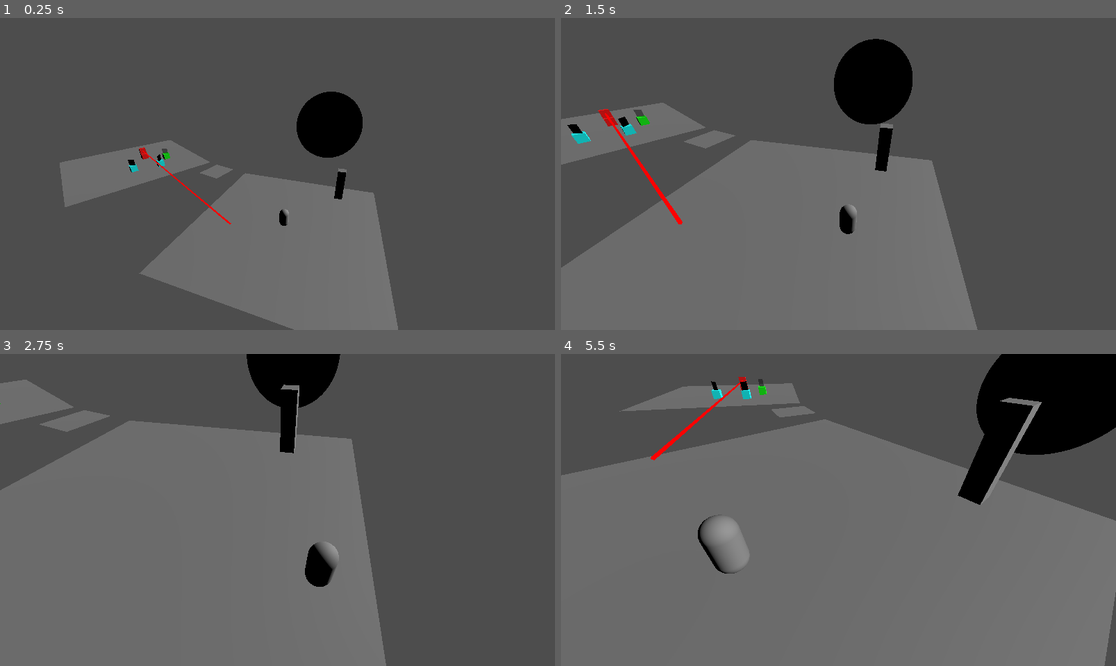
Above: before the commit, frames 1-4 (two rows, left to right).
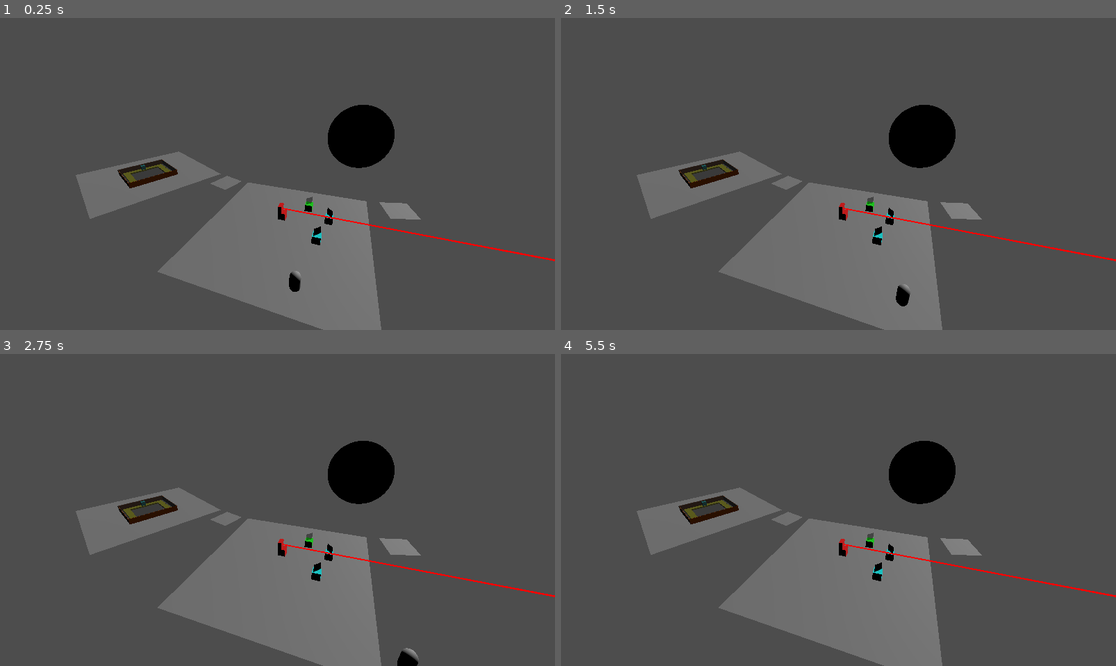
Above: after the commit, the same moments.

Repository: GreggSchaffter/gwj69project
Game: Godot game, scene res://scenes/game_world.tscn
The game is run twice, just before and just after one commit, with the same random seed, the same clock (stepped at 60 frames per second) and the same inputs.
Inputs:
- Up to frame 1 (0.25 s): no input
- Up to frame 2 (1.5 s): hold D (right) 0.53-1.28 s; hold Space (jump) 0.53-1.28 s; hold S (down) from 1.28 s (still down); tap E (interact) at 1.35 s
- Up to frame 3 (2.75 s): tap Space (jump) at 1.52, 1.55, 1.82 s; release S (down) at 2.03 s; hold D (right) from 2.03 s (still down); hold Space (jump) from 2.03 s (still down)
- Up to frame 4 (5.5 s): release D (right) at 2.78 s; release Space (jump) at 2.78 s; hold W (up) 2.78-3.53 s; tap E (interact) at 2.85, 4.35 s; tap Space (jump) at 3.02, 3.05, 3.32, 4.52, 4.55, 4.82 s; hold Space (jump) 3.53-4.28 s; hold A (left) 3.53-5.03 s; hold S (down) from 5.03 s (still down); hold Space (jump) from 5.03 s (still down)

The runs differ from the first frame. In frame 1, 10% of the frame differs, in the area x 10-100%, y 23-100%; in frame 2, 31%; in frame 3, 40%; in frame 4, 61%, in the area x 0-100%, y 0-100%.

Commit message:
Basics of the oxygen puzzle

Diff:
--- a/puzzles/laser puzzle/laser_room.tscn
+++ b/puzzles/laser puzzle/laser_room.tscn
@@ -26,14 +26,15 @@
 
 [node name="Camera" type="Camera3D" parent="."]
 transform = Transform3D(0.317305, 0.397776, -0.860867, -9.45642e-09, 0.907777, 0.419452, 0.948324, -0.133094, 0.288042, -19.4989, 16.8785, 5.48)
+current = true
 
 [node name="CameraActivator" type="Area3D" parent="." node_paths=PackedStringArray("camera")]
-transform = Transform3D(-0.16904, 0, -0.985609, 0, 1, 0, 0.985609, 0, -0.16904, 6.4996, 2.2351, 6.27213)
+transform = Transform3D(1, 0, 0, 0, 1, 0, 0, 0, 1, 6.4996, 2.2351, -6.72787)
 script = ExtResource("1_1x0yd")
 camera = NodePath("../Camera")
 
 [node name="CollisionShape3D" type="CollisionShape3D" parent="CameraActivator"]
-transform = Transform3D(0.803836, 0, -0.594851, 0, 1, 0, 0.594851, 0, 0.803836, 0, 0, 0)
+transform = Transform3D(0.707107, 0, -0.707107, 0, 1, 0, 0.707107, 0, 0.707107, 0, 0, 0)
 shape = SubResource("BoxShape3D_m6g6y")
 
 [node name="Blocks" type="Node3D" parent="."]
--- /dev/null
+++ b/puzzles/oxygen puzzle/oxygen puzzle.tscn
@@ -0,0 +1,153 @@
+[gd_scene load_steps=10 format=3 uid="uid://brye5gbqtkw0t"]
+
+[ext_resource type="PackedScene" uid="uid://da8yypqiblaud" path="res://puzzles/oxygen puzzle/segment.tscn" id="1_wyocr"]
+[ext_resource type="PackedScene" uid="uid://bq2qgw0bt8hu" path="res://puzzles/oxygen puzzle/robot.tscn" id="2_eoqm1"]
+[ext_resource type="PackedScene" uid="uid://ct3bqlowjvnm6" path="res://stuff/puzzle.tscn" id="3_84tji"]
+
+[sub_resource type="StandardMaterial3D" id="StandardMaterial3D_bgrth"]
+albedo_color = Color(0.647059, 0.305882, 0, 1)
+
+[sub_resource type="BoxMesh" id="BoxMesh_o0gu2"]
+material = SubResource("StandardMaterial3D_bgrth")
+size = Vector3(0.1, 1, 8)
+
+[sub_resource type="StandardMaterial3D" id="StandardMaterial3D_lu2il"]
+transparency = 1
+albedo_color = Color(0, 0, 0, 0.639216)
+
+[sub_resource type="BoxMesh" id="BoxMesh_bcoq4"]
+material = SubResource("StandardMaterial3D_lu2il")
+size = Vector3(8, 0.1, 8)
+
+[sub_resource type="BoxShape3D" id="BoxShape3D_i12p8"]
+size = Vector3(8, 1, 8)
+
+[sub_resource type="BoxShape3D" id="BoxShape3D_g24h6"]
+size = Vector3(10, 2, 10)
+
+[node name="OxygenPuzzle" type="Node3D"]
+
+[node name="Segments" type="Node3D" parent="."]
+
+[node name="Segment" parent="Segments" instance=ExtResource("1_wyocr")]
+transform = Transform3D(1, 0, 0, 0, 1, 0, 0, 0, 1, -1, 0, -3)
+
+[node name="Segment7" parent="Segments" instance=ExtResource("1_wyocr")]
+transform = Transform3D(1, 0, 0, 0, 1, 0, 0, 0, 1, -2, 0, -3)
+
+[node name="Segment8" parent="Segments" instance=ExtResource("1_wyocr")]
+transform = Transform3D(1, 0, 0, 0, 1, 0, 0, 0, 1, -3, 0, -3)
+
+[node name="Segment21" parent="Segments" instance=ExtResource("1_wyocr")]
+transform = Transform3D(1, 0, 0, 0, 1, 0, 0, 0, 1, -3, 0, -2)
+
+[node name="Segment22" parent="Segments" instance=ExtResource("1_wyocr")]
+transform = Transform3D(1, 0, 0, 0, 1, 0, 0, 0, 1, -3, 0, -1)
+
+[node name="Segment9" parent="Segments" instance=ExtResource("1_wyocr")]
+transform = Transform3D(1, 0, 0, 0, 1, 0, 0, 0, 1, -3, 0, 0)
+
+[node name="Segment10" parent="Segments" instance=ExtResource("1_wyocr")]
+transform = Transform3D(1, 0, 0, 0, 1, 0, 0, 0, 1, -3, 0, 1)
+
+[node name="Segment11" parent="Segments" instance=ExtResource("1_wyocr")]
+transform = Transform3D(1, 0, 0, 0, 1, 0, 0, 0, 1, -3, 0, 2)
+
+[node name="Segment12" parent="Segments" instance=ExtResource("1_wyocr")]
+transform = Transform3D(1, 0, 0, 0, 1, 0, 0, 0, 1, -3, 0, 3)
+
+[node name="Segment13" parent="Segments" instance=ExtResource("1_wyocr")]
+transform = Transform3D(1, 0, 0, 0, 1, 0, 0, 0, 1, -2, 0, 3)
+
+[node name="Segment14" parent="Segments" instance=ExtResource("1_wyocr")]
+transform = Transform3D(1, 0, 0, 0, 1, 0, 0, 0, 1, -1, 0, 3)
+
+[node name="Segment15" parent="Segments" instance=ExtResource("1_wyocr")]
+transform = Transform3D(1, 0, 0, 0, 1, 0, 0, 0, 1, 0, 0, 3)
+
+[node name="Segment23" parent="Segments" instance=ExtResource("1_wyocr")]
+transform = Transform3D(1, 0, 0, 0, 1, 0, 0, 0, 1, 2, 0, 3)
+
+[node name="Segment24" parent="Segments" instance=ExtResource("1_wyocr")]
+transform = Transform3D(1, 0, 0, 0, 1, 0, 0, 0, 1, 1, 0, 3)
+
+[node name="Segment16" parent="Segments" instance=ExtResource("1_wyocr")]
+transform = Transform3D(1, 0, 0, 0, 1, 0, 0, 0, 1, 3, 0, 3)
+
+[node name="Segment17" parent="Segments" instance=ExtResource("1_wyocr")]
+transform = Transform3D(1, 0, 0, 0, 1, 0, 0, 0, 1, 3, 0, 2)
+
+[node name="Segment2" parent="Segments" instance=ExtResource("1_wyocr")]
+transform = Transform3D(1, 0, 0, 0, 1, 0, 0, 0, 1, 0, 0, -3)
+
+[node name="Segment3" parent="Segments" instance=ExtResource("1_wyocr")]
+transform = Transform3D(1, 0, 0, 0, 1, 0, 0, 0, 1, 1, 0, -3)
+
+[node name="Segment4" parent="Segments" instance=ExtResource("1_wyocr")]
+transform = Transform3D(1, 0, 0, 0, 1, 0, 0, 0, 1, 3, 0, 0)
+
+[node name="Segment6" parent="Segments" instance=ExtResource("1_wyocr")]
+transform = Transform3D(1, 0, 0, 0, 1, 0, 0, 0, 1, 3, 0, -1)
+
+[node name="Segment18" parent="Segments" instance=ExtResource("1_wyocr")]
+transform = Transform3D(1, 0, 0, 0, 1, 0, 0, 0, 1, 3, 0, -2)
+
+[node name="Segment19" parent="Segments" instance=ExtResource("1_wyocr")]
+transform = Transform3D(1, 0, 0, 0, 1, 0, 0, 0, 1, 3, 0, -3)
+
+[node name="Segment20" parent="Segments" instance=ExtResource("1_wyocr")]
+transform = Transform3D(1, 0, 0, 0, 1, 0, 0, 0, 1, 2, 0, -3)
+
+[node name="Segment5" parent="Segments" instance=ExtResource("1_wyocr")]
+transform = Transform3D(1, 0, 0, 0, 1, 0, 0, 0, 1, 3, 0, 1)
+
+[node name="Robot" parent="." node_paths=PackedStringArray("segments_folder") instance=ExtResource("2_eoqm1")]
+transform = Transform3D(1, 0, 0, 0, 1, 0, 0, 0, 1, 0, 0, -3)
+segments_folder = NodePath("../Segments")
+
+[node name="StaticBody3D" type="StaticBody3D" parent="."]
+
+[node name="MeshInstance3D" type="MeshInstance3D" parent="StaticBody3D"]
+transform = Transform3D(1, 0, 0, 0, 1, 0, 0, 0, 1, -4, 0.5, 0)
+mesh = SubResource("BoxMesh_o0gu2")
+skeleton = NodePath("../..")
+
+[node name="MeshInstance3D2" type="MeshInstance3D" parent="StaticBody3D"]
+transform = Transform3D(1, 0, 0, 0, 1, 0, 0, 0, 1, 4, 0.5, 0)
+mesh = SubResource("BoxMesh_o0gu2")
+skeleton = NodePath("../..")
+
+[node name="MeshInstance3D3" type="MeshInstance3D" parent="StaticBody3D"]
+transform = Transform3D(-4.37114e-08, 0, 1, 0, 1, 0, -1, 0, -4.37114e-08, 0, 0.5, -4)
+mesh = SubResource("BoxMesh_o0gu2")
+skeleton = NodePath("../..")
+
+[node name="MeshInstance3D4" type="MeshInstance3D" parent="StaticBody3D"]
+transform = Transform3D(-4.37114e-08, 0, 1, 0, 1, 0, -1, 0, -4.37114e-08, 0, 0.5, 4)
+mesh = SubResource("BoxMesh_o0gu2")
+skeleton = NodePath("../..")
+
+[node name="MeshInstance3D5" type="MeshInstance3D" parent="StaticBody3D"]
+transform = Transform3D(1, 0, 0, 0, 1, 0, 0, 0, 1, 0, 1, 0)
+mesh = SubResource("BoxMesh_bcoq4")
+skeleton = NodePath("../..")
+
+[node name="CollisionShape3D" type="CollisionShape3D" parent="StaticBody3D"]
+transform = Transform3D(1, 0, 0, 0, 1, 0, 0, 0, 1, 0, 0.5, 0)
+shape = SubResource("BoxShape3D_i12p8")
+
+[node name="Puzzle" parent="." node_paths=PackedStringArray("active_area", "camera_point") instance=ExtResource("3_84tji")]
+active_area = NodePath("../Area3D")
+camera_point = NodePath("../CameraPoint")
+
+[node name="Area3D" type="Area3D" parent="."]
+
+[node name="CollisionShape3D" type="CollisionShape3D" parent="Area3D"]
+transform = Transform3D(1, 0, 0, 0, 1, 0, 0, 0, 1, 0, 1, 0)
+shape = SubResource("BoxShape3D_g24h6")
+
+[node name="CameraPoint" type="Marker3D" parent="."]
+transform = Transform3D(2.66454e-15, 1, 3.88235e-23, 4.37114e-08, -1.55294e-22, 1, 1, -2.66454e-15, -4.37114e-08, 0, 6, 0)
+
+[connection signal="activated" from="Puzzle" to="Robot" method="_on_puzzle_activated"]
+[connection signal="deactivated" from="Puzzle" to="Robot" method="_on_puzzle_deactivated"]
--- /dev/null
+++ b/puzzles/oxygen puzzle/robot.gd
@@ -0,0 +1,46 @@
+extends Node3D
+
+@export var step_size: float = 1
+@export var segments_folder: Node3D
+
+var active = false
+
+func _input(event):
+	if !active:
+		return
+
+	var movement_vector = Vector2( \
+		int(event.is_action_pressed("left")) - \
+		int(event.is_action_pressed("right")), \
+		int(event.is_action_pressed("up")) - \
+		int(event.is_action_pressed("down")) \
+	)
+	if movement_vector.x != 0 && movement_vector.y != 0:
+		movement_vector = Vector2.ZERO
+	if movement_vector == Vector2.ZERO:
+		return
+	movement_vector = movement_vector.rotated(deg_to_rad(-90))
+	movement_vector = Vector3(movement_vector.x, 0, movement_vector.y)
+
+	var going_to = position + movement_vector * step_size
+
+	var really_going = false
+	for segment in segments_folder.get_children():
+		if going_to.distance_to(segment.position) < step_size / 2:
+			really_going = !segment.traveled
+			going_to = segment.position
+
+	if really_going:
+		for segment in segments_folder.get_children():
+			if position.distance_to(segment.position) < step_size / 2:
+				segment.traveled = true
+
+		position = going_to
+
+
+func _on_puzzle_activated():
+	active = true
+
+
+func _on_puzzle_deactivated():
+	active = false
--- /dev/null
+++ b/puzzles/oxygen puzzle/robot.tscn
@@ -0,0 +1,17 @@
+[gd_scene load_steps=4 format=3 uid="uid://bq2qgw0bt8hu"]
+
+[ext_resource type="Script" path="res://puzzles/oxygen puzzle/robot.gd" id="1_3qlq8"]
+
+[sub_resource type="StandardMaterial3D" id="StandardMaterial3D_s3735"]
+albedo_color = Color(0, 1, 1, 1)
+
+[sub_resource type="BoxMesh" id="BoxMesh_wncdn"]
+material = SubResource("StandardMaterial3D_s3735")
+size = Vector3(0.75, 0.75, 0.75)
+
+[node name="Robot" type="Node3D"]
+script = ExtResource("1_3qlq8")
+
+[node name="MeshInstance3D" type="MeshInstance3D" parent="."]
+transform = Transform3D(1, 0, 0, 0, 1, 0, 0, 0, 1, 0, 0.625, 0)
+mesh = SubResource("BoxMesh_wncdn")
--- /dev/null
+++ b/puzzles/oxygen puzzle/segment.gd
@@ -0,0 +1,20 @@
+extends Node3D
+
+@export var untraveled_material: StandardMaterial3D
+@export var traveled_material: StandardMaterial3D
+
+@onready var mesh_instance_3d = $MeshInstance3D
+
+var traveled = false : set = travel
+
+func travel(new_traveled):
+	if new_traveled:
+		mesh_instance_3d.material_override = traveled_material
+	else:
+		mesh_instance_3d.material_override = untraveled_material
+
+	traveled = new_traveled
+
+func _ready():
+	#mesh_instance_3d.mesh = mesh_instance_3d.mesh.duplicate()
+	traveled = false
--- /dev/null
+++ b/puzzles/oxygen puzzle/segment.tscn
@@ -0,0 +1,26 @@
+[gd_scene load_steps=6 format=3 uid="uid://da8yypqiblaud"]
+
+[ext_resource type="Script" path="res://puzzles/oxygen puzzle/segment.gd" id="1_ji3gs"]
+
+[sub_resource type="StandardMaterial3D" id="StandardMaterial3D_us830"]
+albedo_color = Color(1, 1, 0, 1)
+
+[sub_resource type="StandardMaterial3D" id="StandardMaterial3D_w4n2n"]
+albedo_color = Color(1, 0, 0, 1)
+
+[sub_resource type="StandardMaterial3D" id="StandardMaterial3D_y3pu3"]
+albedo_color = Color(1, 1, 0, 1)
+
+[sub_resource type="BoxMesh" id="BoxMesh_0ayhv"]
+material = SubResource("StandardMaterial3D_y3pu3")
+size = Vector3(1, 0.25, 1)
+
+[node name="Segment" type="Node3D"]
+script = ExtResource("1_ji3gs")
+untraveled_material = SubResource("StandardMaterial3D_us830")
+traveled_material = SubResource("StandardMaterial3D_w4n2n")
+
+[node name="MeshInstance3D" type="MeshInstance3D" parent="."]
+transform = Transform3D(1, 0, 0, 0, 1, 0, 0, 0, 1, 0, 0.125, 0)
+mesh = SubResource("BoxMesh_0ayhv")
+skeleton = NodePath("../..")
--- a/scenes/game_world.tscn
+++ b/scenes/game_world.tscn
@@ -1,9 +1,9 @@
-[gd_scene load_steps=20 format=3 uid="uid://ywtln2wf5qqo"]
+[gd_scene load_steps=15 format=3 uid="uid://ywtln2wf5qqo"]
 
 [ext_resource type="Script" path="res://scripts/Player.gd" id="1_vcuue"]
 [ext_resource type="Script" path="res://scripts/CameraActivator.gd" id="2_eyww8"]
-[ext_resource type="Script" path="res://scripts/Camera.gd" id="2_nitq1"]
-[ext_resource type="PackedScene" uid="uid://ct3bqlowjvnm6" path="res://stuff/puzzle.tscn" id="3_tu7mj"]
+[ext_resource type="PackedScene" uid="uid://chqsqk3d53tuf" path="res://stuff/camera.tscn" id="3_jqxbs"]
+[ext_resource type="PackedScene" uid="uid://brye5gbqtkw0t" path="res://puzzles/oxygen puzzle/oxygen puzzle.tscn" id="4_2kom8"]
 [ext_resource type="PackedScene" uid="uid://dyljlrb6vn1yy" path="res://puzzles/laser puzzle/laser_room.tscn" id="5_nf73n"]
 
 [sub_resource type="CapsuleShape3D" id="CapsuleShape3D_vx2bk"]
@@ -19,46 +19,14 @@
 radius = 10.0
 height = 20.0
 
-[sub_resource type="BoxShape3D" id="BoxShape3D_373ce"]
+[sub_resource type="BoxShape3D" id="BoxShape3D_5rmkw"]
 size = Vector3(20, 0, 20)
 
-[sub_resource type="PlaneMesh" id="PlaneMesh_uukry"]
+[sub_resource type="PlaneMesh" id="PlaneMesh_kpmf7"]
 size = Vector2(20, 20)
 
-[sub_resource type="BoxShape3D" id="BoxShape3D_m6g6y"]
+[sub_resource type="BoxShape3D" id="BoxShape3D_d4djv"]
 size = Vector3(10, 5, 1)
-
-[sub_resource type="BoxMesh" id="BoxMesh_7rkkt"]
-size = Vector3(1, 4, 1)
-
-[sub_resource type="CylinderShape3D" id="CylinderShape3D_u28v4"]
-height = 5.81772
-radius = 3.62055
-
-[sub_resource type="Gradient" id="Gradient_a186x"]
-offsets = PackedFloat32Array(0.025974, 1)
-colors = PackedColorArray(0, 0, 0, 0.639216, 1, 1, 1, 0.533333)
-
-[sub_resource type="GradientTexture1D" id="GradientTexture1D_tlcpk"]
-gradient = SubResource("Gradient_a186x")
-
-[sub_resource type="GDScript" id="GDScript_5xave"]
-resource_name = "Counter"
-script/source = "extends RichTextLabel
-
-var count = 0
-
-
-func _add():
-	count += 1
-	text = str(count)
-
-
-
-func _subtract():
-	count -= int(count > 0)
-	text = str(count)
-"
 
 [sub_resource type="BoxShape3D" id="BoxShape3D_sprh2"]
 size = Vector3(4, 0, 4)
@@ -69,7 +37,7 @@
 [node name="GameWorld" type="Node3D"]
 
 [node name="Player" type="CharacterBody3D" parent="." groups=["player"]]
-transform = Transform3D(1, 0, 0, 0, 1, 0, 0, 0, 1, -49.1461, 1.64095, 0)
+transform = Transform3D(1, 0, 0, 0, 1, 0, 0, 0, 1, -49.1461, 1.64095, -32.3482)
 script = ExtResource("1_vcuue")
 metadata/_edit_group_ = true
 
@@ -91,112 +59,34 @@
 
 [node name="Map" type="Node3D" parent="."]
 
-[node name="Room 1" type="Node3D" parent="Map"]
-transform = Transform3D(1, 0, 0, 0, 1, 0, 0, 0, 1, -48.4493, 0, 0)
+[node name="LaserRoom" parent="Map" instance=ExtResource("5_nf73n")]
+transform = Transform3D(0.894154, 0, -0.447759, 0, 1, 0, 0.447759, 0, 0.894154, -40.81, 0, -31.674)
+
+[node name="RandomRoom" type="Node3D" parent="Map"]
+transform = Transform3D(0.614808, 0, -0.788676, 0, 1, 0, 0.788676, 0, 0.614808, -21.1852, 0, -55.5185)
 metadata/_edit_group_ = true
 
-[node name="Static" type="StaticBody3D" parent="Map/Room 1"]
+[node name="Static" type="StaticBody3D" parent="Map/RandomRoom"]
 
-[node name="CollisionShape3D" type="CollisionShape3D" parent="Map/Room 1/Static"]
-shape = SubResource("BoxShape3D_373ce")
+[node name="CollisionShape3D" type="CollisionShape3D" parent="Map/RandomRoom/Static"]
+shape = SubResource("BoxShape3D_5rmkw")
 
-[node name="MeshInstance3D" type="MeshInstance3D" parent="Map/Room 1/Static"]
-mesh = SubResource("PlaneMesh_uukry")
+[node name="MeshInstance3D" type="MeshInstance3D" parent="Map/RandomRoom/Static"]
+mesh = SubResource("PlaneMesh_kpmf7")
 
-[node name="Camera" type="Camera3D" parent="Map/Room 1" node_paths=PackedStringArray("center")]
-transform = Transform3D(0.317305, 0.397776, -0.860867, -9.45642e-09, 0.907778, 0.419452, 0.948324, -0.133094, 0.288042, -19.4989, 16.8785, 5.48)
-current = true
-script = ExtResource("2_nitq1")
-center = NodePath("../Center")
-dist_from_center = 10
-hight = 5
+[node name="Camera" parent="Map/RandomRoom" instance=ExtResource("3_jqxbs")]
+transform = Transform3D(0.317305, 0.397776, -0.860867, 0, 0.907777, 0.419452, 0.948324, -0.133094, 0.288042, -19.499, 16.878, 5.48)
 
-[node name="Looker" type="Marker3D" parent="Map/Room 1/Camera"]
-
-[node name="CameraActivator" type="Area3D" parent="Map/Room 1" node_paths=PackedStringArray("camera")]
-transform = Transform3D(1, 0, 0, 0, 1, 0, 0, 0, 1, 6.79766, 2.2351, -6.87099)
+[node name="CameraActivator" type="Area3D" parent="Map/RandomRoom" node_paths=PackedStringArray("camera")]
+transform = Transform3D(-0.16904, 0, -0.985609, 0, 1, 0, 0.985609, 0, -0.16904, 6.4996, 2.2351, 6.27213)
 script = ExtResource("2_eyww8")
 camera = NodePath("../Camera")
 
-[node name="CollisionShape3D" type="CollisionShape3D" parent="Map/Room 1/CameraActivator"]
+[node name="CollisionShape3D" type="CollisionShape3D" parent="Map/RandomRoom/CameraActivator"]
 transform = Transform3D(0.803836, 0, -0.594851, 0, 1, 0, 0.594851, 0, 0.803836, 0, 0, 0)
-shape = SubResource("BoxShape3D_m6g6y")
+shape = SubResource("BoxShape3D_d4djv")
 
-[node name="Lock" type="Node3D" parent="Map/Room 1"]
-transform = Transform3D(1, 0, 0, 0, 1, 0, 0, 0, 1, 7.37059, 0, 5.2915)
-
-[node name="Puzzle" parent="Map/Room 1/Lock" node_paths=PackedStringArray("canvas_layer", "active_area", "camera_point") instance=ExtResource("3_tu7mj")]
-canvas_layer = NodePath("../CanvasLayer")
-active_area = NodePath("../Area3D")
-camera_point = NodePath("../CameraPoint")
-
-[node name="MeshInstance3D" type="MeshInstance3D" parent="Map/Room 1/Lock"]
-transform = Transform3D(1, 0, 0, 0, 1, 0, 0, 0, 1, 0.000572205, 2.00024, -0.000686646)
-mesh = SubResource("BoxMesh_7rkkt")
-
-[node name="Area3D" type="Area3D" parent="Map/Room 1/Lock"]
-
-[node name="CollisionShape3D" type="CollisionShape3D" parent="Map/Room 1/Lock/Area3D"]
-shape = SubResource("CylinderShape3D_u28v4")
-
-[node name="CanvasLayer" type="CanvasLayer" parent="Map/Room 1/Lock"]
-visible = false
-
-[node name="TextureRect" type="TextureRect" parent="Map/Room 1/Lock/CanvasLayer"]
-anchors_preset = 15
-anchor_right = 1.0
-anchor_bottom = 1.0
-grow_horizontal = 2
-grow_vertical = 2
-texture = SubResource("GradientTexture1D_tlcpk")
-
-[node name="+" type="Button" parent="Map/Room 1/Lock/CanvasLayer"]
-anchors_preset = -1
-anchor_left = 0.094
-anchor_right = 0.291
-anchor_bottom = 1.0
-offset_left = -0.288002
-offset_right = -0.231995
-grow_vertical = 2
-theme_override_font_sizes/font_size = 316
-text = "+"
-
-[node name="-" type="Button" parent="Map/Room 1/Lock/CanvasLayer"]
-anchors_preset = -1
-anchor_left = 0.617
-anchor_right = 0.814
-anchor_bottom = 1.0
-offset_left = 76.2159
-offset_right = 76.272
-grow_vertical = 2
-theme_override_font_sizes/font_size = 316
-text = "-"
-
-[node name="RichTextLabel" type="RichTextLabel" parent="Map/Room 1/Lock/CanvasLayer"]
-anchors_preset = -1
-anchor_left = 0.398
-anchor_top = 0.469
-anchor_right = 0.517
-anchor_bottom = 0.681
-offset_left = 43.504
-offset_top = -61.912
-offset_right = 43.416
-offset_bottom = -62.288
-grow_horizontal = 2
-grow_vertical = 2
-theme_override_font_sizes/normal_font_size = 96
-text = "0"
-autowrap_mode = 0
-script = SubResource("GDScript_5xave")
-
-[node name="CameraPoint" type="Marker3D" parent="Map/Room 1/Lock"]
-transform = Transform3D(-0.181274, 0.173441, -0.968017, 7.70908e-09, 0.984325, 0.176363, 0.983433, 0.0319701, -0.178433, -2.17642, 2.03517, -0.164028)
-
-[node name="Center" type="Marker3D" parent="Map/Room 1"]
-gizmo_extents = 2.5
-
-[node name="LaserRoom" parent="Map" instance=ExtResource("5_nf73n")]
-transform = Transform3D(0.894154, 0, -0.447759, 0, 1, 0, 0.447759, 0, 0.894154, -40.81, 0, -31.674)
+[node name="OxygenPuzzle" parent="Map/RandomRoom" instance=ExtResource("4_2kom8")]
 
 [node name="StaticBody3D" type="StaticBody3D" parent="Map"]
 transform = Transform3D(0.976481, 0, -0.215605, 0, 1, 0, 0.215605, 0, 0.976481, -39.2481, 0, -14.9621)
@@ -208,6 +98,14 @@
 [node name="MeshInstance3D" type="MeshInstance3D" parent="Map/StaticBody3D"]
 mesh = SubResource("PlaneMesh_v0rvw")
 
-[connection signal="body_entered" from="Map/Room 1/CameraActivator" to="Map/Room 1/CameraActivator" method="_on_body_entered"]
-[connection signal="pressed" from="Map/Room 1/Lock/CanvasLayer/+" to="Map/Room 1/Lock/CanvasLayer/RichTextLabel" method="_add"]
-[connection signal="pressed" from="Map/Room 1/Lock/CanvasLayer/-" to="Map/Room 1/Lock/CanvasLayer/RichTextLabel" method="_subtract"]
+[node name="StaticBody3D2" type="StaticBody3D" parent="Map"]
+transform = Transform3D(0.723678, 0, -0.690138, 0, 1, 0, 0.690138, 0, 0.723678, -26.8299, 0, -40.0944)
+metadata/_edit_group_ = true
+
+[node name="CollisionShape3D" type="CollisionShape3D" parent="Map/StaticBody3D2"]
+shape = SubResource("BoxShape3D_sprh2")
+
+[node name="MeshInstance3D" type="MeshInstance3D" parent="Map/StaticBody3D2"]
+mesh = SubResource("PlaneMesh_v0rvw")
+
+[connection signal="body_entered" from="Map/RandomRoom/CameraActivator" to="Map/RandomRoom/CameraActivator" method="_on_body_entered"]
--- a/scripts/Camera.gd
+++ b/scripts/Camera.gd
@@ -4,22 +4,25 @@
 @export var dist_from_center = 100
 @export var hight = 16
 
-# Called when the node enters the scene tree for the first time.
+@onready var looker = $Looker
+
+var original_pos: Vector3
+var original_rot: Vector3
+
 func _ready():
-	pass # Replace with function body.
+	original_pos = global_position
+	original_rot = global_rotation
 
 
-# Called every frame. 'delta' is the elapsed time since the previous frame.
+
 func _process(_delta):
 	var should_be_pos: Vector3
 	if !Global.puzzling:
-		var player_from_center = Global.player.global_position - center.global_position
-		should_be_pos = (player_from_center.normalized() * dist_from_center) + center.global_position
-		should_be_pos.y = hight
-		$Looker.look_at(Global.player.global_position)
+		should_be_pos = original_pos
+		looker.global_rotation = original_rot
 	else:
 		should_be_pos = Global.puzzle_camera_pos
-		$Looker.global_rotation = Global.puzzle_camera_rot
+		looker.global_rotation = Global.puzzle_camera_rot
 
 	global_position = (global_position - should_be_pos) * 0.99 + should_be_pos
 	global_rotation = (global_rotation - $Looker.global_rotation) * 0.99 + $Looker.global_rotation
--- a/scripts/Player.gd
+++ b/scripts/Player.gd
@@ -16,7 +16,7 @@
 		velocity.y -= gravity_strength * delta
 
 	# Handle jump.
-	if Input.is_action_just_pressed("jump") and is_on_floor():
+	if Input.is_action_pressed("jump") and is_on_floor():
 		velocity.y = JUMP_VELOCITY
 
 	# Get the input direction and handle the movement/deceleration.
--- a/scripts/puzzle.gd
+++ b/scripts/puzzle.gd
@@ -1,7 +1,9 @@
 extends Node
 
+signal activated
+signal deactivated
 
-@export var canvas_layer: CanvasLayer
+
 @export var active_area: Area3D
 @export var camera_point: Node3D
 
@@ -11,14 +13,15 @@
 	if !(event.is_action_pressed("interact") && has_player()):
 		return
 
+
 	if !Global.puzzling:
 		Global.puzzling = true
+		activated.emit()
 		Global.puzzle_camera_pos = camera_point.global_position
 		Global.puzzle_camera_rot = camera_point.global_rotation
-		#canvas_layer.show()
 	else:
+		deactivated.emit()
 		Global.puzzling = false
-		#canvas_layer.hide()
 
 func has_player():
 	for i in active_area.get_overlapping_bodies():
--- /dev/null
+++ b/stuff/camera.tscn
@@ -0,0 +1,8 @@
+[gd_scene load_steps=2 format=3 uid="uid://chqsqk3d53tuf"]
+
+[ext_resource type="Script" path="res://scripts/camera.gd" id="1_ijlev"]
+
+[node name="Camera" type="Camera3D"]
+script = ExtResource("1_ijlev")
+
+[node name="Looker" type="Marker3D" parent="."]
